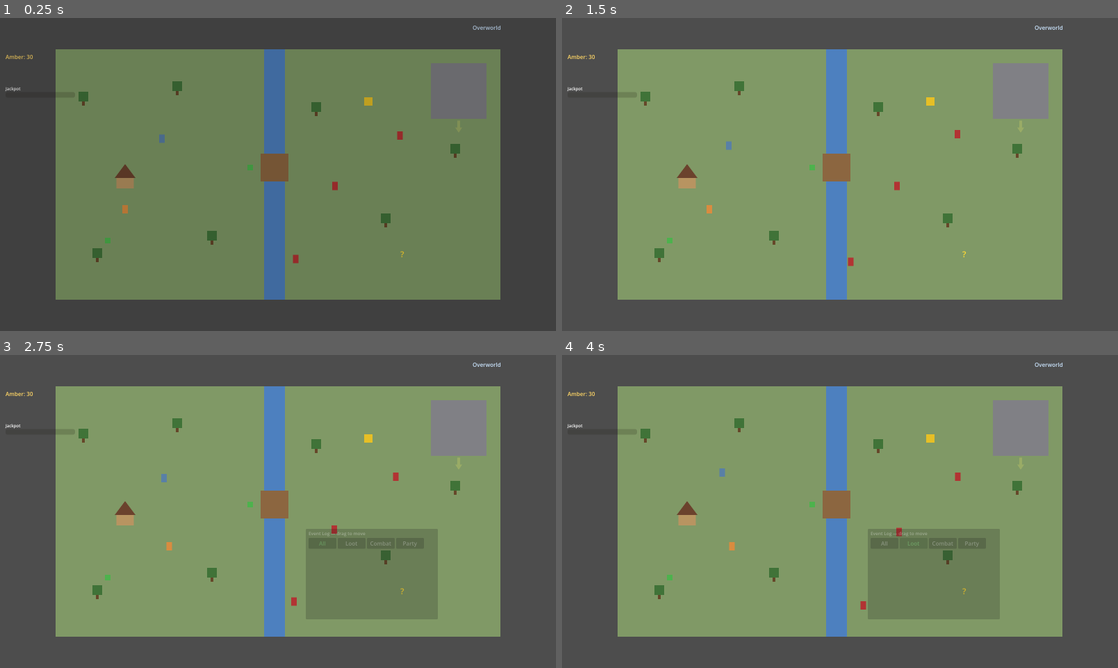
Above: before the commit, frames 1-4 (two rows, left to right).
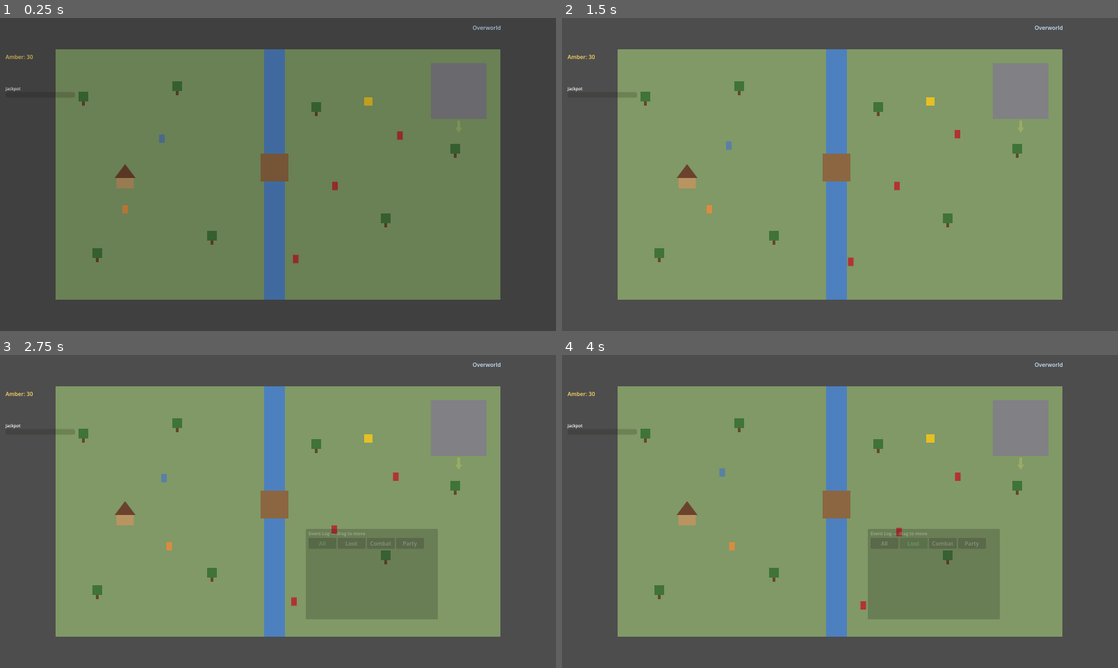
Above: after the commit, the same moments.

Repository: djkipyaboy/bunnies
Game: Godot game, scene res://world/overworld_demo.tscn
Two runs of this game, one before a commit and one after it. Both use one fixed random seed, a clock stepped at 60 frames per second and the inputs below. This scene is started directly instead of the project's main scene.
Inputs (mouse positions are in pixels of both pictures, inside the frame that each line leads up to):
- Up to frame 1 (0.25 s): no input
- Up to frame 2 (1.5 s): move the mouse to (962, 158) at 0.52 s; hold D (move_right) 0.53-1.25 s; hold E (interact) 0.53-1.25 s; click (962, 158) at 0.67 s; tap Enter at 1.25 s; drag from (728, 190) to (1017, 124) at 1.27 s
- Up to frame 3 (2.75 s): tap Space at 2 s; move the mouse to (333, 442) at 2.02 s; hold D (move_right) from 2.03 s (still down); hold L (toggle_event_log) from 2.03 s (still down); tap E (interact) at 2.3 s
- Up to frame 4 (4 s): release D (move_right) at 2.75 s; release L (toggle_event_log) at 2.75 s; click "All" at 2.75 s; click "Loot" at 3.5 s

The runs differ from the first frame. In frame 1, less than 0.1% of the frame differs, in the area x 18-73%, y 46-77%; in frame 2, less than 0.1%; in frame 3, less than 0.1%; in frame 4, less than 0.1%.
Error after the commit: Invalid assignment of property or key 'party_inventory' with value of type 'Resource (PartyInventory)' on a base object of type 'Area2D (GatheringNode)'. (res:…

Commit message:
feat(world): GatheringNode hands off to ForagingPanel instead of granting instantly

Diff:
--- a/tests/test_gathering_node.gd
+++ b/tests/test_gathering_node.gd
@@ -1,34 +1,30 @@
 extends SceneTree
 
-## GatheringNode: a stationary, contact-triggered overworld gathering node (Foraging/Fishing) —
-## design-bible 27-crafting.md §11. Mirrors tests/test_reward_pickup.gd almost exactly — interact()
-## marks itself defeated in CombatHandoff (same respawn-on-reload fix), which requires this node to
-## be a live tree member for _handoff()'s get_node("/root/CombatHandoff") to resolve, so
-## CombatHandoff-dependent assertions run in _process()'s first frame (autoloads aren't injected
-## yet during a bare SceneTree script's _init()).
+## GatheringNode: a stationary, contact-triggered overworld gathering node (Foraging) -- 2026-08-01
+## gathering-profession-minigames spec section 2. Now HANDS OFF to the driving scene's ForagingPanel
+## instead of granting a material directly (mirrors RandomEncounterNode's shape, not RewardPickup's
+## self-contained-resolution shape) -- interact() marks itself defeated in CombatHandoff (same
+## respawn-on-reload fix as before) and frees itself, since the encounter has started regardless of
+## what the player does in the panel afterward.
 
 var _combat_handoff: Node
 var _node: GatheringNode
-var _inv: PartyInventory
-var _gathered: Array = []   # [{"name": String, "quantity": int}]
+var _requested: Array = []   # [{"material_type": StringName, "material_display_name": String, "quantity": int}]
 var _frames: int = 0
 
 func _check(cond: bool, label: String) -> void:
 	print(("ok " if cond else "FAIL ") + label)
 
 func _init() -> void:
-	_inv = PartyInventory.new()
-
 	_node = GatheringNode.new()
 	_node.name = "TestGatheringNode"
 	_node.material_type = &"forage_herb"
 	_node.material_display_name = "Wild Berries"
 	_node.quantity = 3
-	_node.party_inventory = _inv
 	root.add_child(_node)
 
-	_node.material_gathered.connect(func(item_name: String, quantity: int) -> void:
-		_gathered.append({"name": item_name, "quantity": quantity}))
+	_node.foraging_requested.connect(func(material_type: StringName, material_display_name: String, quantity: int) -> void:
+		_requested.append({"material_type": material_type, "material_display_name": material_display_name, "quantity": quantity}))
 
 	_check(_node.auto_trigger == true, "GatheringNode sets auto_trigger true on construction")
 
@@ -40,13 +36,9 @@
 
 		_node.interact()
 
-		_check(_inv.materials.size() == 1, "interact() gives one Material into the party inventory")
-		var m: CraftingMaterial = _inv.materials[0]
-		_check(m.material_type == &"forage_herb", "the granted Material carries the node's material_type")
-		_check(m.display_name == "Wild Berries", "the granted Material carries the node's display name")
-		_check(m.quantity == 3, "the granted Material carries the node's quantity")
+		_check(_requested == [{"material_type": &"forage_herb", "material_display_name": "Wild Berries", "quantity": 3}],
+			"interact() emits foraging_requested with the node's material_type/display_name/quantity")
 		_check(_node.is_queued_for_deletion(), "interact() queues the node for deletion")
-		_check(_gathered == [{"name": "Wild Berries", "quantity": 3}], "interact() emits material_gathered with the item name and quantity")
 		_check(_combat_handoff.is_defeated(&"TestGatheringNode"), "interact() marks its own node name defeated in CombatHandoff")
 
 		_combat_handoff.defeated_encounter_ids = [] as Array[StringName]
--- a/world/gathering_node.gd
+++ b/world/gathering_node.gd
@@ -1,22 +1,25 @@
 class_name GatheringNode
 extends Interactable
 
-## A stationary, contact-triggered environmental gathering node for the overworld map — Foraging/
-## Fishing professions (design-bible 27-crafting.md §11). Deliberately minimal for the current
-## playtest: touch it, get a flat Material into the Materials tab, it removes itself. No mini-game
-## reel, no rarity/quantity roll, no respawn timer — all future work per §11. Mirrors
-## world/reward_pickup.gd's shape almost exactly (auto_trigger, defeated-tracking, self-free).
+## A stationary, contact-triggered environmental gathering node for the overworld map -- Foraging
+## profession (design-bible 27-crafting.md section 11; 2026-08-01 gathering-profession-minigames
+## spec section 2). HANDS OFF to the driving scene's ForagingPanel on interact() -- mirrors
+## RandomEncounterNode's shape (a stationary Interactable that hands data to whoever's listening; the
+## driving scene opens the actual panel), not RewardPickup's self-contained-resolution shape, since a
+## Shake/Bank choice needs the scene's existing panel/movement-pause plumbing.
+##
+## Marks itself defeated + frees on interact() -- the gathering attempt has started regardless of how
+## many times the player shakes or when they bank, so the world node itself doesn't linger through
+## the mini-game (same rationale as RandomEncounterNode's own doc-comment).
 
 @export var material_type: StringName = &""
 @export var material_display_name: String = ""
 @export var quantity: int = 1
 
-## Set by whoever instantiates this at placement time (mirrors RewardPickup's party_inventory).
-var party_inventory: PartyInventory
-
-## Emitted right before this node frees itself, so the driving scene can show a "you gathered
-## this" message (mirrors RewardPickup.item_picked_up).
-signal material_gathered(item_name: String, quantity: int)
+## Emitted right before this node frees itself; the driving scene opens its ForagingPanel with this
+## payload (replaces the old material_gathered signal -- granting now happens on the panel's Bank
+## button, not here, so this signal names what's being REQUESTED, not what was granted).
+signal foraging_requested(material_type: StringName, material_display_name: String, quantity: int)
 
 func _init() -> void:
 	auto_trigger = true
@@ -30,15 +33,10 @@
 
 func interact() -> void:
 	_handoff().mark_defeated(StringName(name))
-	var m: CraftingMaterial = CraftingMaterial.new()
-	m.display_name = material_display_name
-	m.material_type = material_type
-	m.quantity = quantity
-	party_inventory.give_material(m)
-	material_gathered.emit(material_display_name, quantity)
+	foraging_requested.emit(material_type, material_display_name, quantity)
 	queue_free()
 
-## Fetches the CombatHandoff autoload by path — same rationale as RewardPickup._handoff()/
-## OverworldEnemy._handoff() (bare identifier fails under headless --script test runs).
+## Fetches the CombatHandoff autoload by path -- same rationale as RewardPickup/OverworldEnemy's
+## _handoff() (bare identifier fails under headless --script test runs).
 func _handoff() -> Node:
 	return get_node("/root/CombatHandoff")
